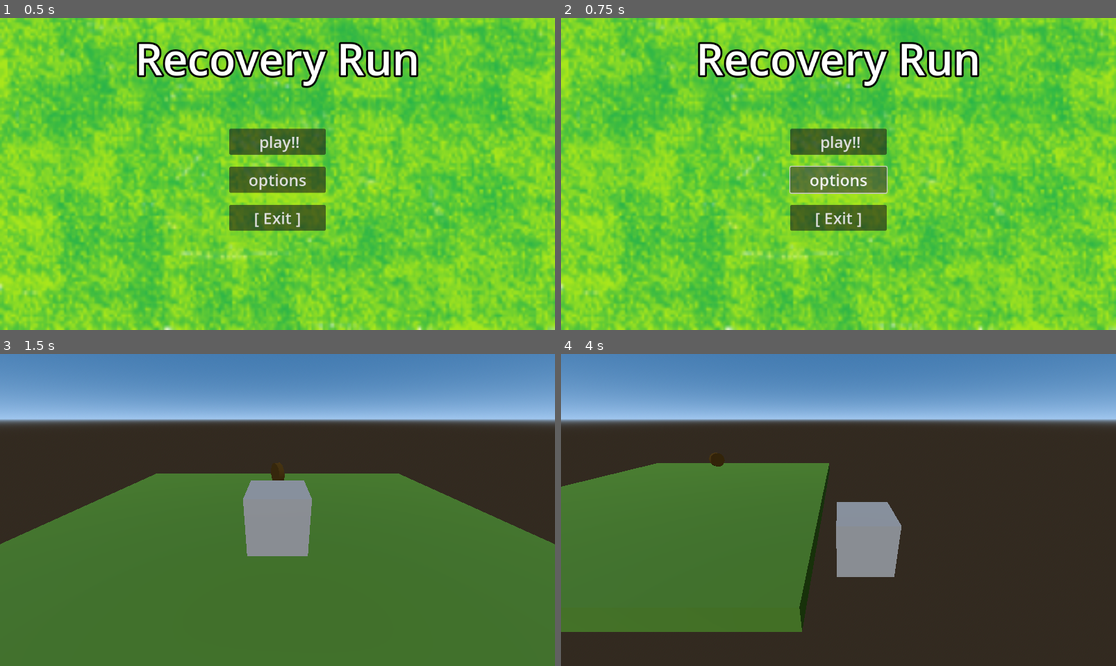
Above: before the commit, frames 1-4 (two rows, left to right).
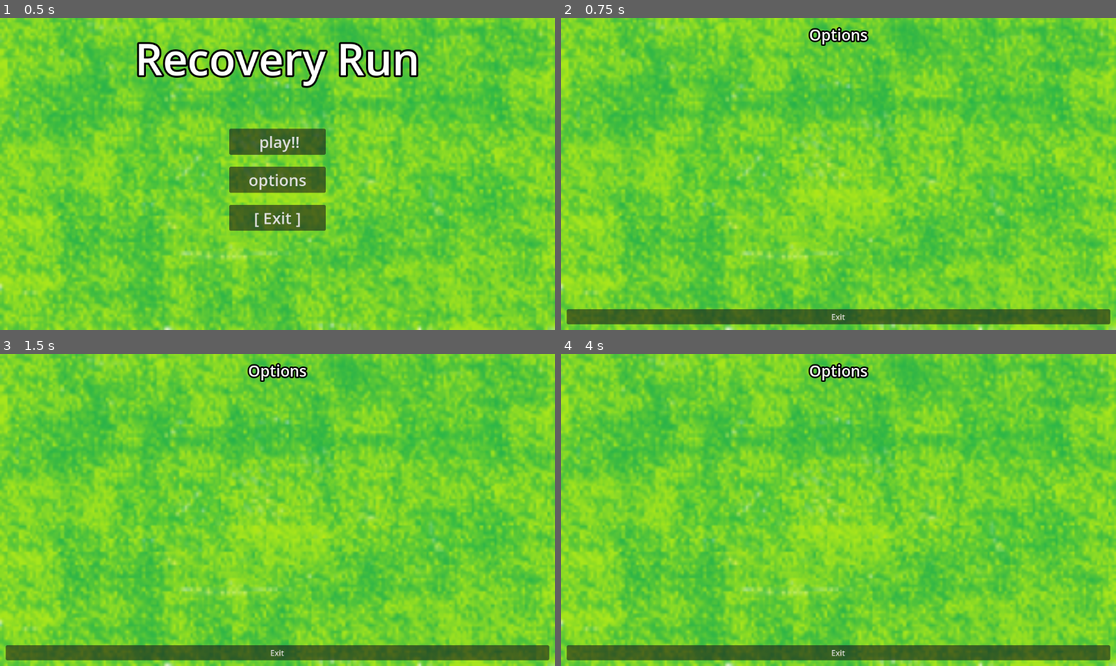
Above: after the commit, the same moments.

Repository: Adlardk/Game
Game: Godot game, scene res://start screen/main_menu2.0/main_menu.tscn
The game is run twice, just before and just after one commit, with the same random seed, the same clock (stepped at 60 frames per second) and the same inputs.
Inputs (mouse positions are in pixels of both pictures, inside the frame that each line leads up to):
- Up to frame 1 (0.5 s): no input
- Up to frame 2 (0.75 s): click "options" at 0.5 s
- Up to frame 3 (1.5 s): click (277, 478) at 1.25 s, where only the run before the commit has a clickable "play!!"
- Up to frame 4 (4 s): tap Enter (ui_accept) at 2, 2.27, 3.02 s; hold Right (ui_right) 2.03-2.78 s; hold Down (ui_down) 2.78-3.53 s; hold Right (ui_right) from 3.53 s (still down)

Frame 1 is identical in both runs. In frame 2, 13% of the frame differs, in the area x 1-99%, y 2-99%; in frame 3, 95%; in frame 4, 100%, in the area x 0-100%, y 0-100%.

Commit message:
options screen
exit button, making it open thescreen

Diff:
--- a/start screen/main_menu2.0/main_menu.gd
+++ b/start screen/main_menu2.0/main_menu.gd
@@ -5,6 +5,9 @@
 @onready var start_button = $MarginContainer/HBoxContainer/VBoxContainer/start_button as Button
 @onready var exit_button = $MarginContainer/HBoxContainer/VBoxContainer/exit_button as Button
 @onready var options_button = $MarginContainer/HBoxContainer/VBoxContainer/options_button as Button
+@onready var options_menu = $Options_Menu as OptionsMenu
+@onready var margin_container = $MarginContainer as MarginContainer
+
 @onready var start_level = preload("res://Level/level_main.tscn") as PackedScene
 
 
@@ -16,9 +19,23 @@
 	get_tree().change_scene_to_packed(start_level)
 
 
+func on_options_pressed() -> void:
+	margin_container.visible = false
+	options_menu.set_process(true)
+	options_menu.visible = true
+
 func on_exit_pressed() -> void:
 	get_tree().quit()
 
+
+func on_exit_options_menu() -> void:
+	margin_container.visible = true
+	options_menu.visible = false
+
+
+
 func handle_connecting_signals() -> void:
 	start_button.button_down.connect(on_start_pressed)
+	options_button.button_down.connect(on_options_pressed)
 	exit_button.button_down.connect(on_exit_pressed)
+	options_menu.exit_options_menu.connect(on_exit_options_menu)
--- a/start screen/main_menu2.0/main_menu.tscn
+++ b/start screen/main_menu2.0/main_menu.tscn
@@ -1,7 +1,8 @@
-[gd_scene load_steps=5 format=3 uid="uid://37cml2l7s2p"]
+[gd_scene load_steps=6 format=3 uid="uid://37cml2l7s2p"]
 
 [ext_resource type="Texture2D" uid="uid://bubp3mg8l0grs" path="res://start screen/assets/real backround.PNG" id="1_lmaf4"]
 [ext_resource type="Script" path="res://start screen/main_menu2.0/main_menu.gd" id="1_nhfp0"]
+[ext_resource type="PackedScene" uid="uid://hip0g63on748" path="res://start screen/options menu/options_menu.tscn" id="3_tiftn"]
 
 [sub_resource type="SystemFont" id="SystemFont_dnh72"]
 font_names = PackedStringArray("MV Boli")
@@ -90,3 +91,7 @@
 theme_override_fonts/font = SubResource("SystemFont_bvo84")
 theme_override_font_sizes/font_size = 33
 text = "[ Exit ]"
+
+[node name="Options_Menu" parent="." instance=ExtResource("3_tiftn")]
+visible = false
+layout_mode = 1
--- /dev/null
+++ b/start screen/options menu/options_menu.gd
@@ -0,0 +1,16 @@
+class_name OptionsMenu
+extends Control
+
+
+@onready var exit_button = $MarginContainer/VBoxContainer/Exit_Button as Button
+
+signal exit_options_menu
+
+
+func _ready():
+	exit_button.button_down.connect(on_exit_pressed)
+	set_process(false)
+
+func on_exit_pressed() -> void:
+	exit_options_menu.emit()
+	set_process(false)
--- /dev/null
+++ b/start screen/options menu/options_menu.tscn
@@ -0,0 +1,46 @@
+[gd_scene load_steps=3 format=3 uid="uid://hip0g63on748"]
+
+[ext_resource type="Script" path="res://start screen/options menu/options_menu.gd" id="1_qlx6r"]
+
+[sub_resource type="SystemFont" id="SystemFont_hjlil"]
+font_names = PackedStringArray("Trajan Pro")
+
+[node name="Options_Menu" type="Control"]
+layout_mode = 3
+anchors_preset = 15
+anchor_right = 1.0
+anchor_bottom = 1.0
+grow_horizontal = 2
+grow_vertical = 2
+script = ExtResource("1_qlx6r")
+
+[node name="MarginContainer" type="MarginContainer" parent="."]
+layout_mode = 1
+anchors_preset = 15
+anchor_right = 1.0
+anchor_bottom = 1.0
+grow_horizontal = 2
+grow_vertical = 2
+theme_override_constants/margin_left = 12
+theme_override_constants/margin_top = 12
+theme_override_constants/margin_right = 12
+theme_override_constants/margin_bottom = 12
+
+[node name="VBoxContainer" type="VBoxContainer" parent="MarginContainer"]
+layout_mode = 2
+theme_override_constants/separation = -48
+
+[node name="Label" type="Label" parent="MarginContainer/VBoxContainer"]
+layout_mode = 2
+theme_override_colors/font_outline_color = Color(0, 0, 0, 1)
+theme_override_constants/outline_size = 12
+theme_override_fonts/font = SubResource("SystemFont_hjlil")
+theme_override_font_sizes/font_size = 32
+text = "Options"
+horizontal_alignment = 1
+vertical_alignment = 1
+
+[node name="Exit_Button" type="Button" parent="MarginContainer/VBoxContainer"]
+layout_mode = 2
+size_flags_vertical = 10
+text = "Exit"
